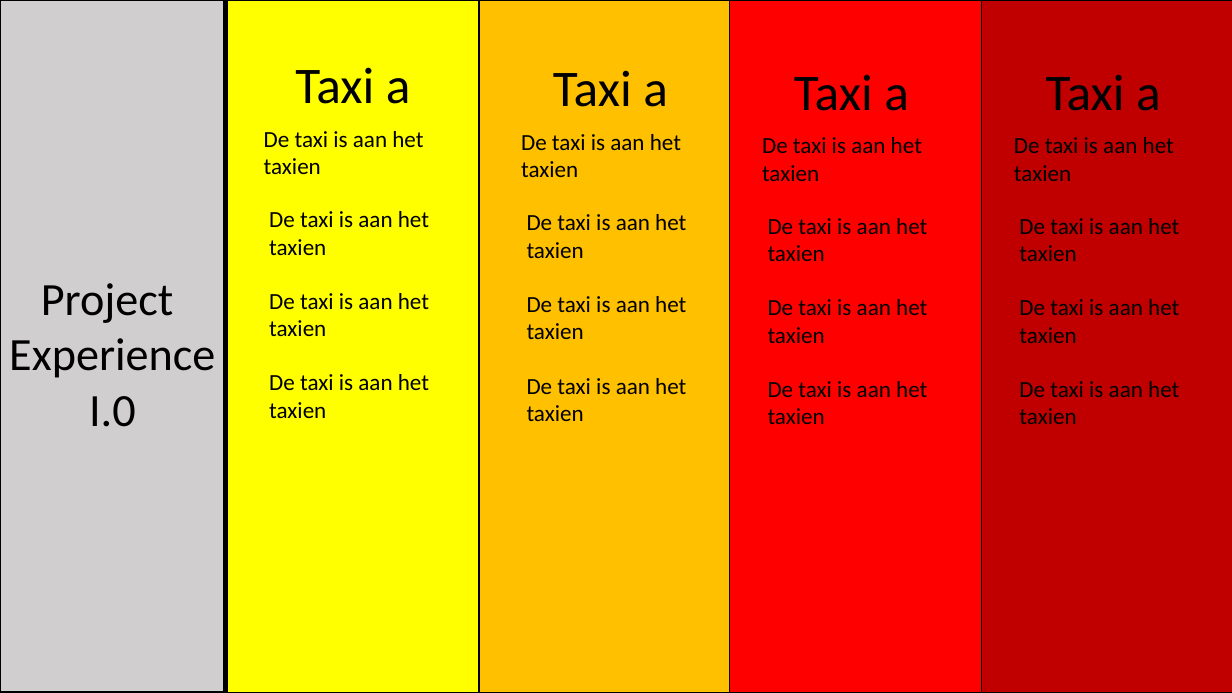
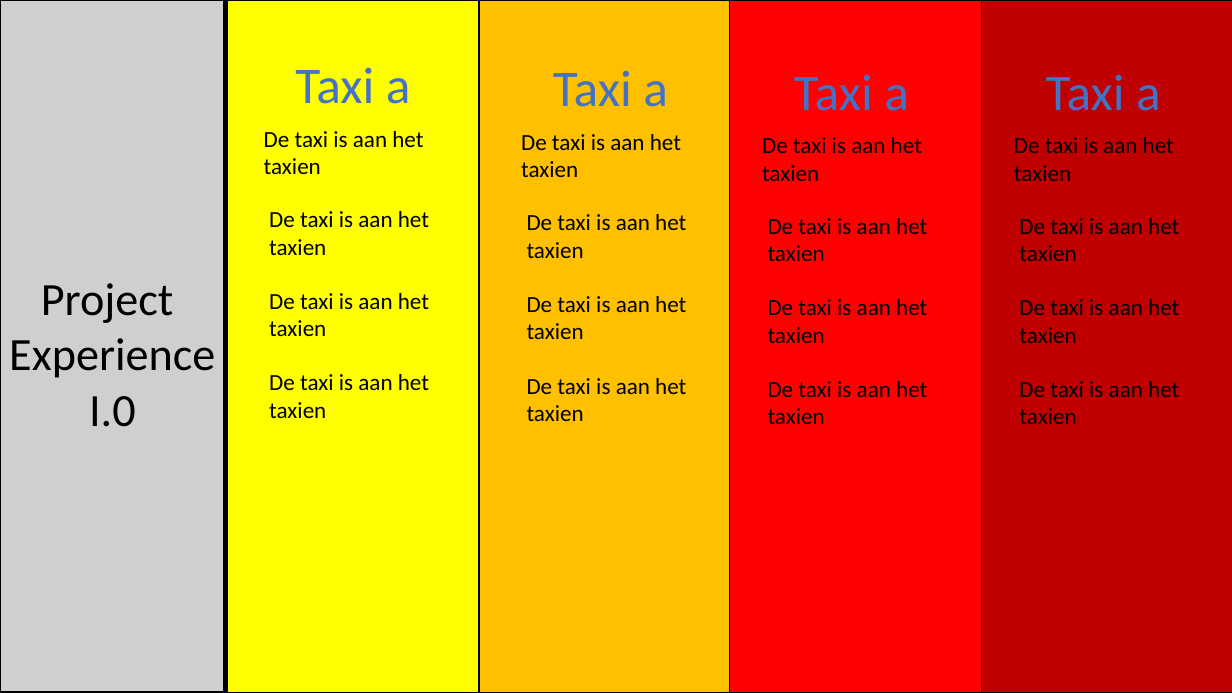
Before and after one commit to vives-project-xp/Taxi, a slide deck: slide 1 of School presentatie/Presentatie1.pptx. Drawn at 1232x693 pixels with LibreOffice and Linux fonts; fonts in the diff are those of the drawing. Boxes give left, top, right and bottom in pixels: in the first picture for what was removed or moved away, otherwise in the second. Text is boxed around its words. In the diff, an @@ line names an element or a change of style, - is before the commit and + after.

```diff
--- a/School presentatie/Presentatie1.pptx
+++ b/School presentatie/Presentatie1.pptx
@@ text colour #000000 to #4472C4 in 4 elements at (295, 67, 411, 104), (553, 70, 668, 107), (794, 74, 909, 111), (1046, 74, 1161, 111) @@
```
Also in this commit, not shown: 8 other slides changed, 1 slide added, 1 other file.
